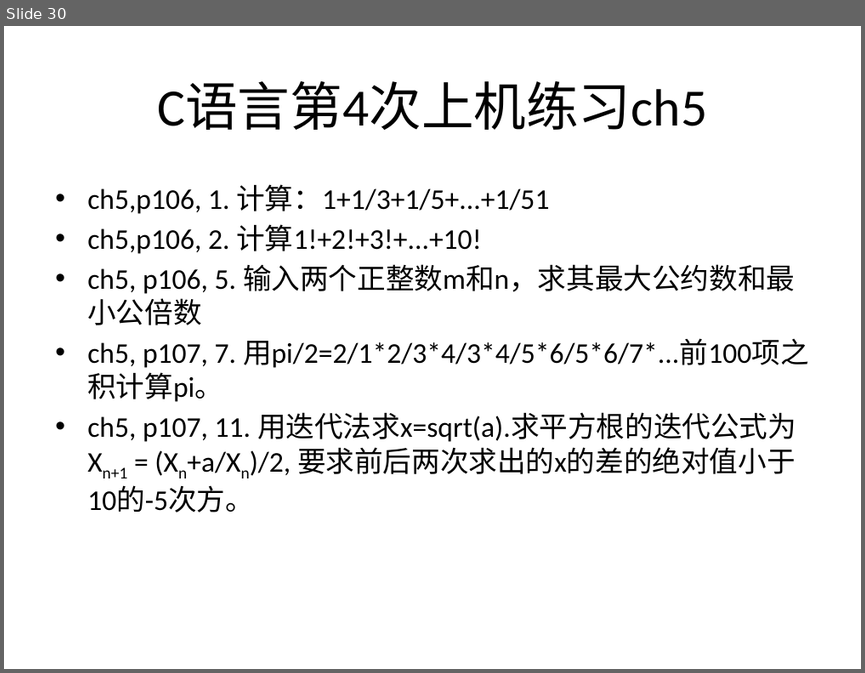
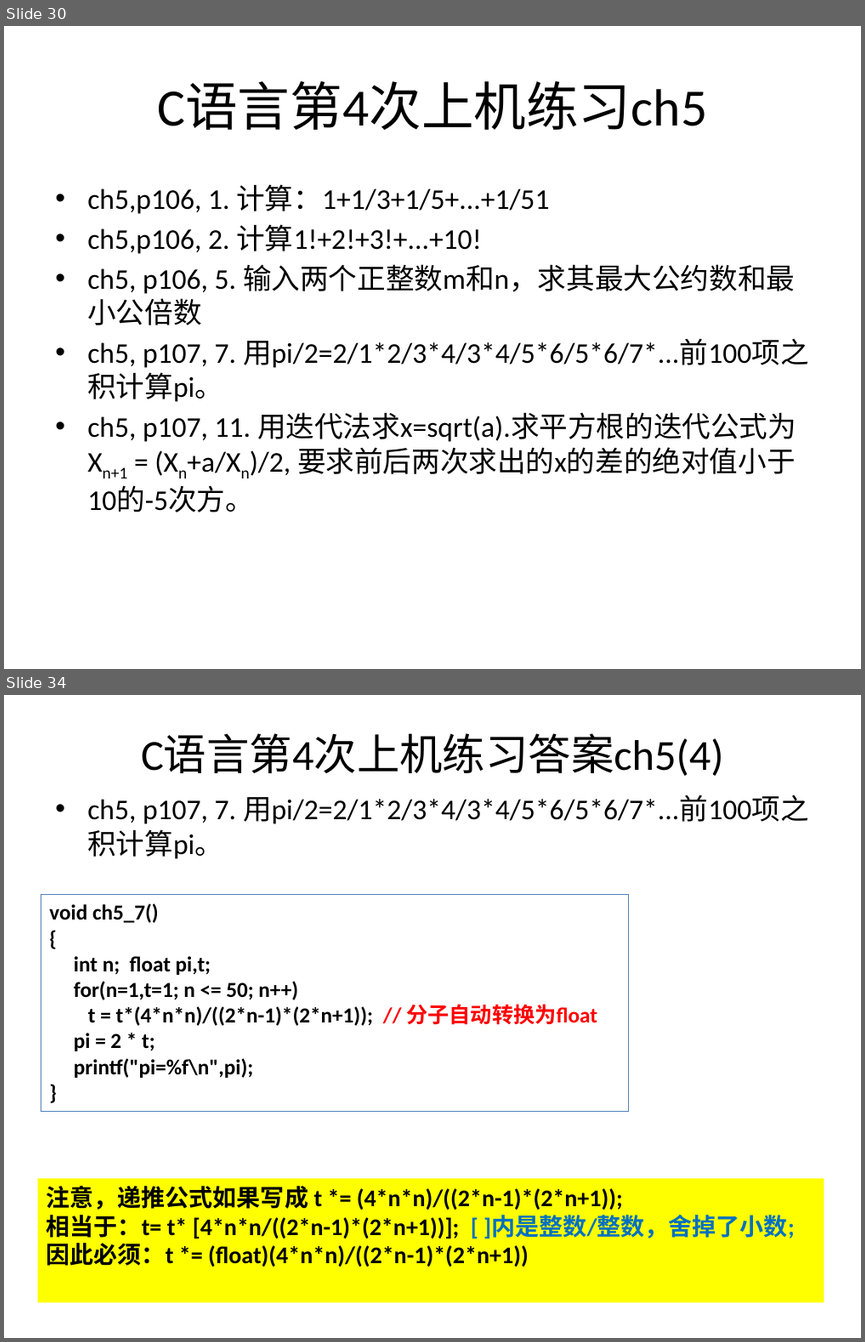
Before and after one commit to jtrfid/C-Repositories, a slide deck: 2016/上机安排.pptx. Shown one above the other, each under a label of ours: slide 30 before the commit, slides 30 and 34 after it; the slides between them are not shown. The pictures are 865x673 and 865x1342 pixels, drawn with LibreOffice and Linux fonts; fonts in the diff are those of the drawing. Boxes give left, top, right and bottom in pixels: in the first picture for what was removed or moved away, otherwise in the second. Text is boxed around its words. In the diff, an @@ line names an element or a change of style, - is before the commit and + after.

Commit message:
修订上机安排

```diff
--- a/2016/上机安排.pptx
+++ b/2016/上机安排.pptx
@@ slide 34 added at [4,695,861,1338], background #FFFFFF @@
@@ title added at [141,734,724,776], 36 pt, text #000000 @@
+C语言第4次上机练习答案ch5(4)
@@ text added at [87,794,809,859], 24 pt, text #000000 @@
+• ch5, p107, 7. 用pi/2=2/1*2/3*4/3*4/5*6/5*6/7*...前100项之积计算pi。
@@ rectangle added at [41,895,628,1111], outline #4F81BD 0.75 pt, 18 pt, text #000000, bold @@
+void ch5_7()
+{
+int n; float pi,t;
+for(n=1,t=1; n <= 50; n++)
+t = t*(4*n*n)/((2*n-1)*(2*n+1)); // 分子自动转换为float
+pi = 2 * t;
+printf("pi=%f\n",pi);
+}
@@ rectangle added at [37,1179,823,1303], fill #FFFF00, 20 pt, text #000000, bold @@
+注意，递推公式如果写成 t *= (4*n*n)/((2*n-1)*(2*n+1));
+相当于：t= t* [4*n*n/((2*n-1)*(2*n+1))]; [ ]内是整数/整数，舍掉了小数;
+因此必须：t *= (float)(4*n*n)/((2*n-1)*(2*n+1))
```
Also in this commit, not shown: 3 slides changed, 5 other slides added.
